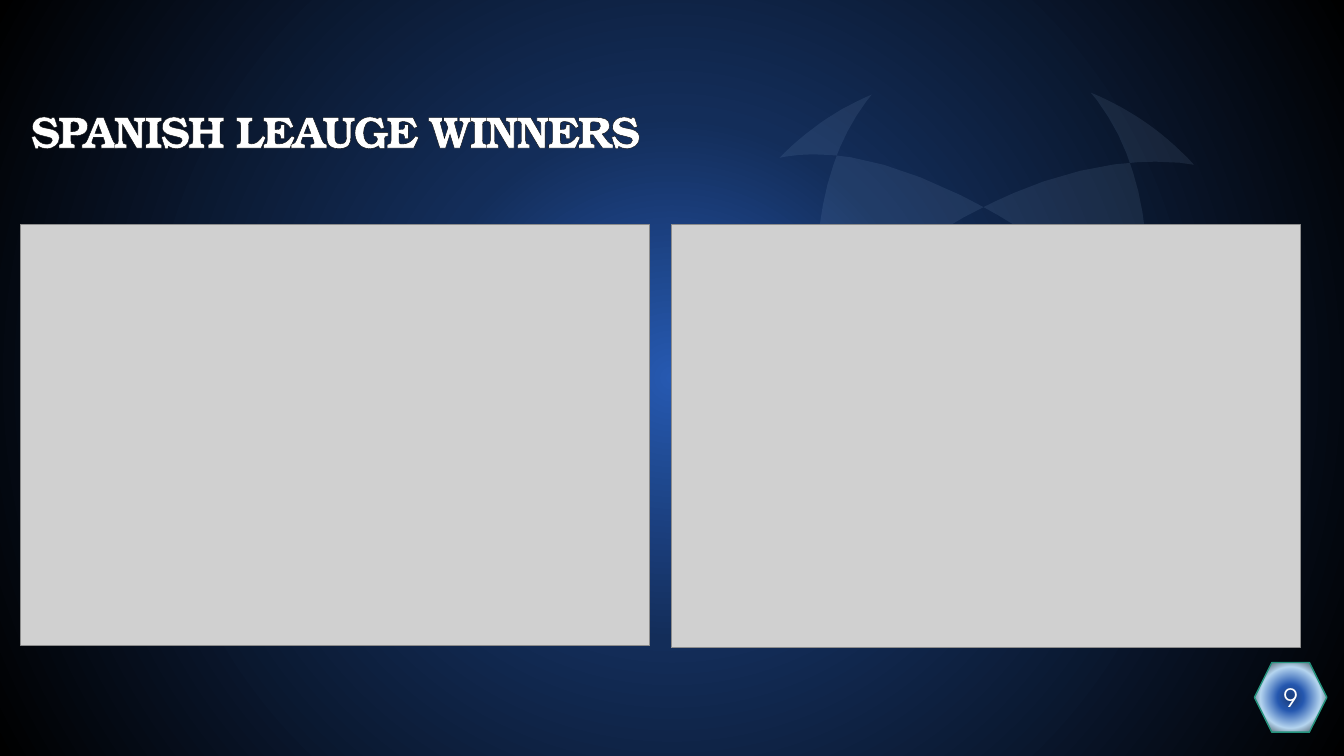
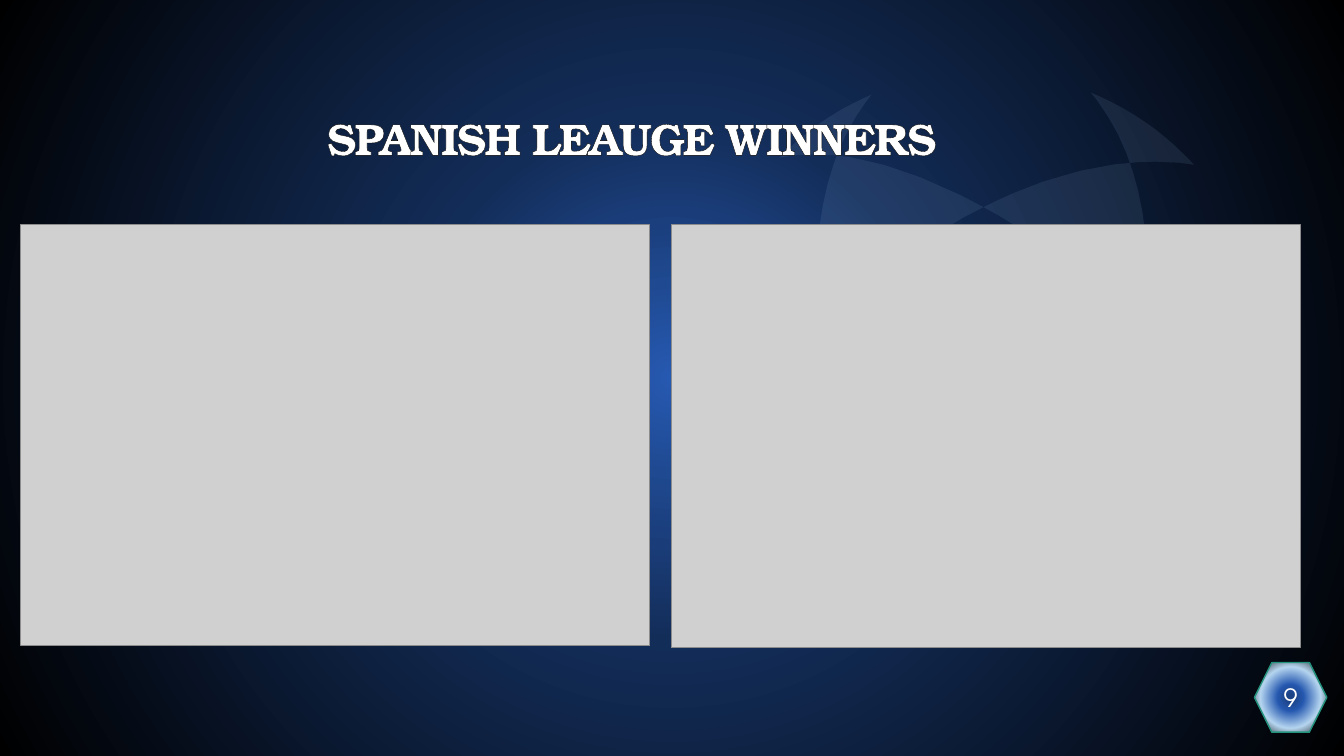
Before and after one commit to Dudi-kreis/Data-science-project, a slide deck: slide 9 of Project Presentation.pptx. Drawn at 1344x756 pixels with LibreOffice and Linux fonts; fonts in the diff are those of the drawing; grey boxes stand for pictures. Boxes give left, top, right and bottom in pixels: in the first picture for what was removed or moved away, otherwise in the second. Text is boxed around its words. In the diff, an @@ line names an element or a change of style, - is before the commit and + after.

```diff
--- a/Project Presentation.pptx
+++ b/Project Presentation.pptx
@@ title "SPANISH LEAUGE WINNERS": place and size @@
-title "SPANISH LEAUGE WINNERS" at <box>31,117,641,149</box>
+title "SPANISH LEAUGE WINNERS" at <box>327,124,937,156</box>
@@ title "SPANISH LEAUGE WINNERS" at <box>327,124,937,156</box>: alignment justified to centre @@
```
Also in this commit, not shown: 18 other slides changed, 3 slides added, 1 other file.
